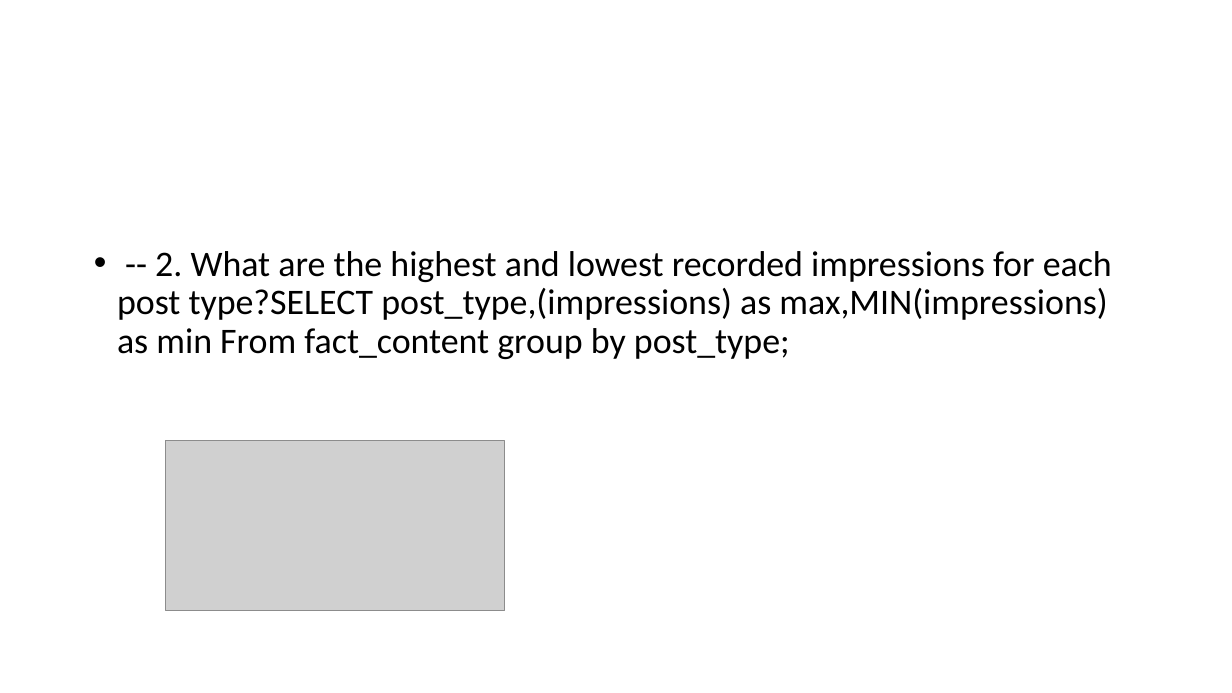
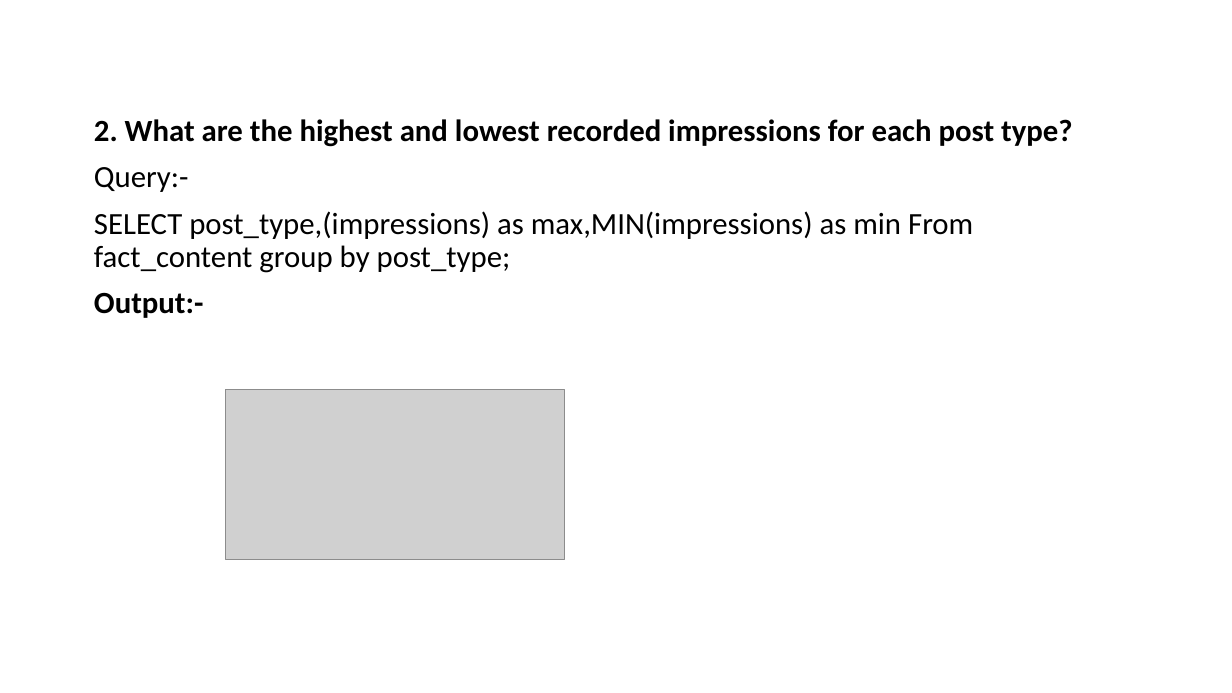
Before and after one commit to Viraj0212/Tech-Instagram-Influencer-Analysis, a slide deck: slide 3 of Tech Instagram Influencer Analysis.pptx. Drawn at 1232x693 pixels with LibreOffice and Linux fonts; fonts in the diff are those of the drawing; grey boxes stand for pictures. Boxes give left, top, right and bottom in pixels: in the first picture for what was removed or moved away, otherwise in the second. Text is boxed around its words. In the diff, an @@ line names an element or a change of style, - is before the commit and + after.

```diff
--- a/Tech Instagram Influencer Analysis.pptx
+++ b/Tech Instagram Influencer Analysis.pptx
@@ text at [94, 119, 1073, 318]: text changed; size 28 to 24 pt @@
-• -- 2. What are the highest and lowest recorded impressions for each post type?SELECT post_type,(impressions) as max,MIN(impressions) as min From fact_content group by post_type;
+2. What are the highest and lowest recorded impressions for each post type?
+Query:-
+SELECT post_type,(impressions) as max,MIN(impressions) as min From fact_content group by post_type;
+Output:-
@@ picture: place and size @@
-picture at [166, 441, 506, 611]
+picture at [226, 389, 565, 559]
```
Also in this commit, not shown: 9 other slides changed, 2 slides added, 1 slide removed.
